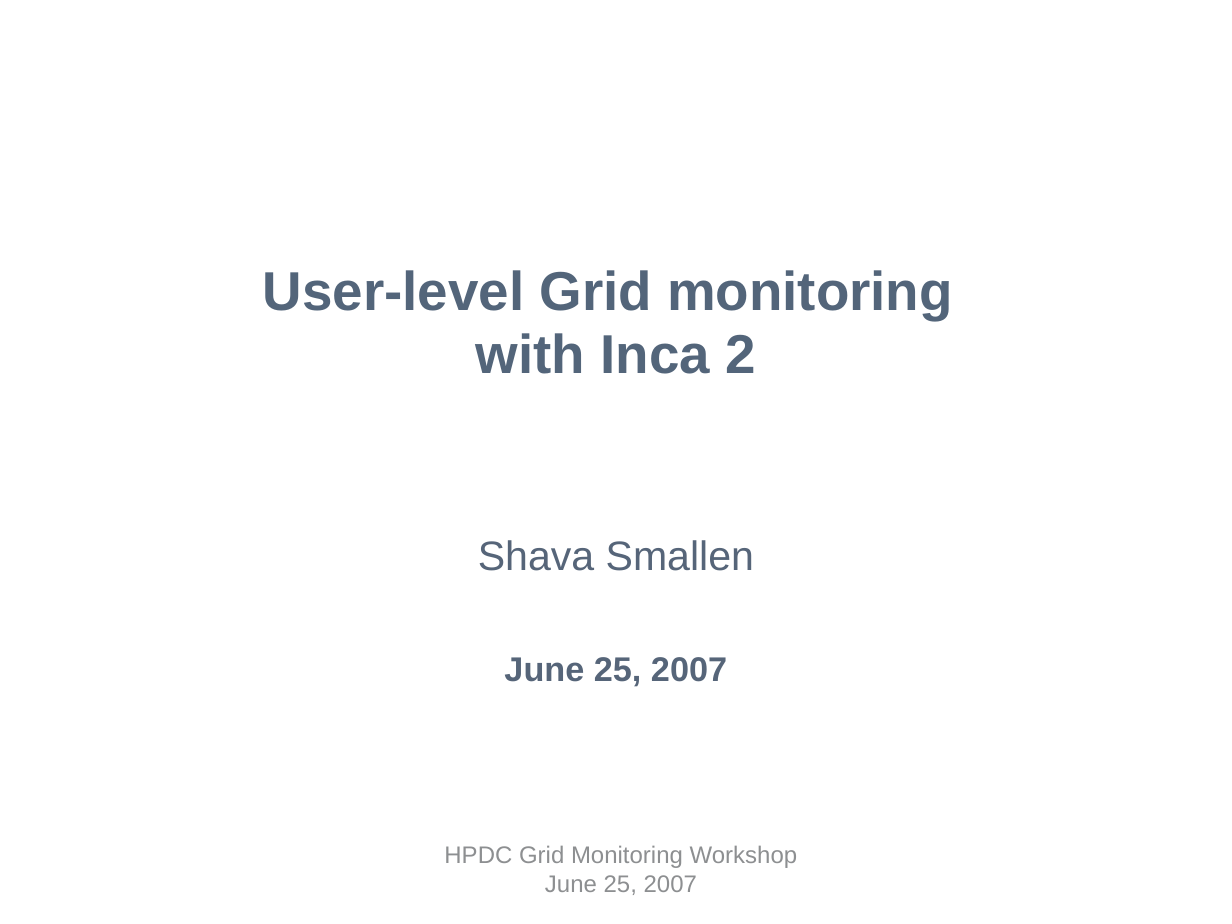
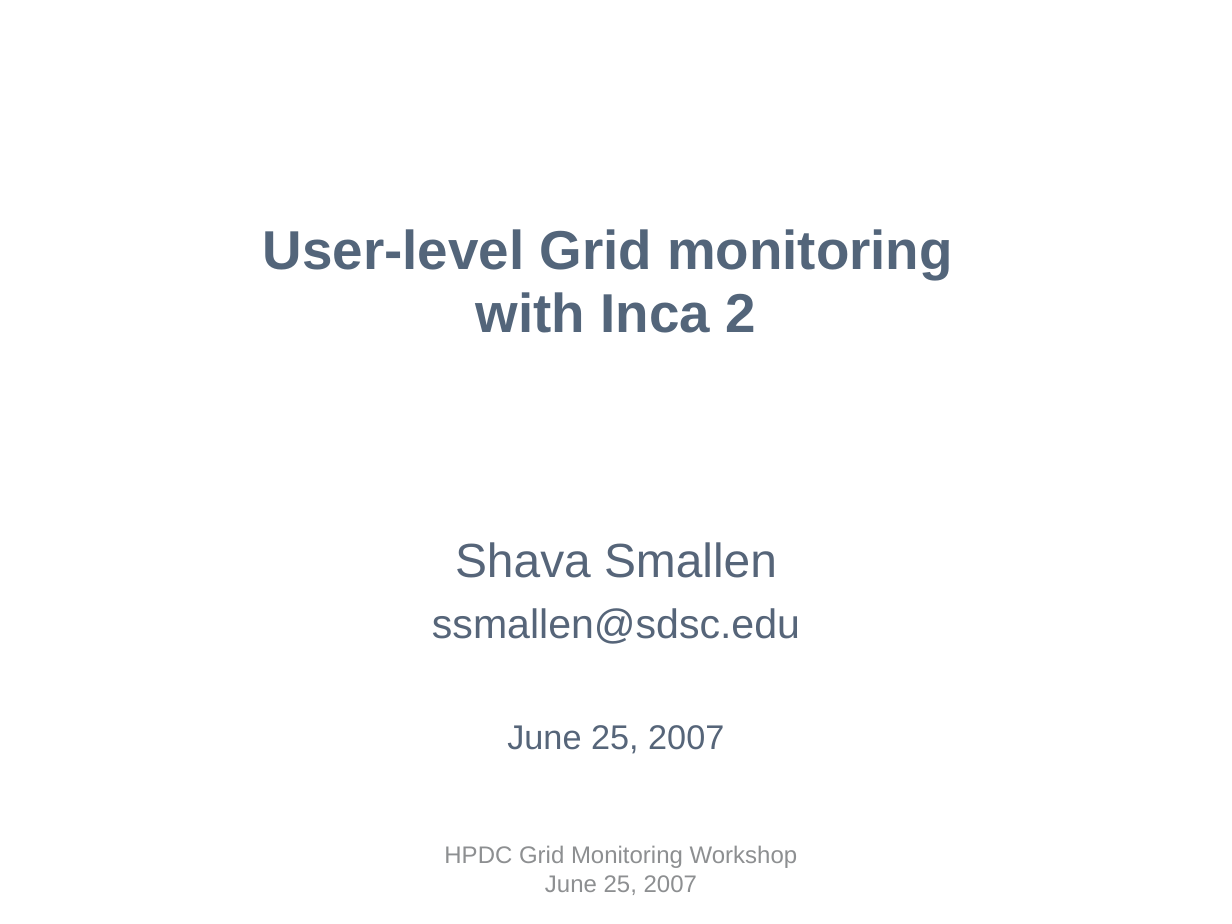
Before and after one commit to IncaProject/inca-xsede, a slide deck: slide 1 of talks/inca-gmw07.ppt. Drawn at 1232x924 pixels with LibreOffice and Linux fonts; fonts in the diff are those of the drawing; background and template pictures are left out. Boxes give left, top, right and bottom in pixels: in the first picture for what was removed or moved away, otherwise in the second. Text is boxed around its words. In the diff, an @@ line names an element or a change of style, - is before the commit and + after.

```diff
--- a/talks/inca-gmw07.ppt
+++ b/talks/inca-gmw07.ppt
@@ title "User-level Grid monitoring with Inca ...": place and size @@
-title "User-level Grid monitoring with Inca ..." at bbox=[263, 270, 953, 374]
+title "User-level Grid monitoring with Inca ..." at bbox=[263, 229, 953, 333]
@@ subtitle at bbox=[455, 542, 777, 754]: size 24 to 28 pt in "Shava Smallen"; bold off in "June 25, 2007"; more space between paragraphs @@
@@ subtitle at bbox=[432, 608, 800, 644]: paragraph added @@
+ssmallen@sdsc.edu
```
Also in this commit, not shown: 2 other slides changed, 3 slides added, 2 slides removed.
